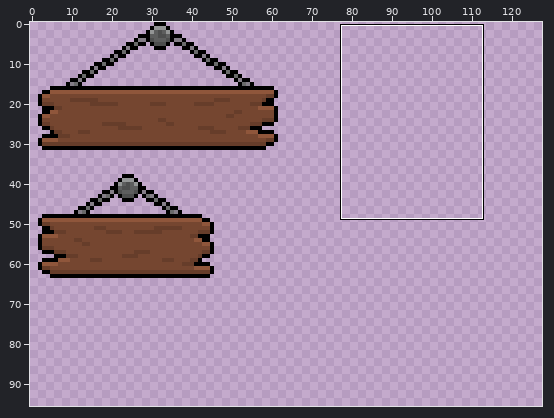
One commit to this sprite sheet: assets/Arts/spritesheets/UISheet.png. The first picture is a wide view before the edit; the outline marks the close-up.
Close-up. As it was:
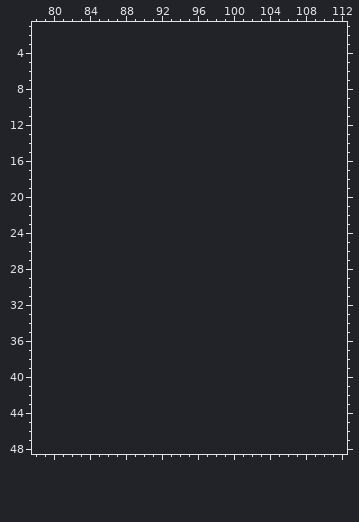
The file is 64x64 pixels. Shown: x 78..112, y 1..48. The old version is drawn lined up with the new one, on the new canvas. The commit also changed other parts of the picture, which this record leaves out.
Once edited:
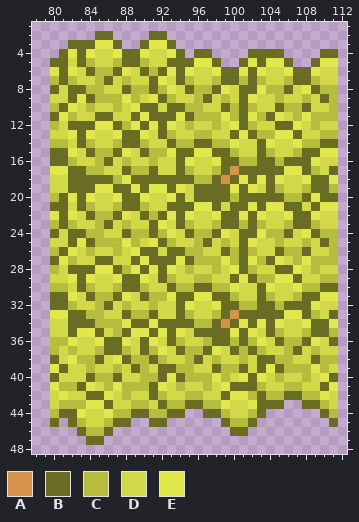
Palette (. is transparent): A #d6914b  B #686d23  C #b6bd3e  D #d1d948  E #e0e84d
Diff:
canvas 64x64 -> 128x96
y 2: x 85..86 .. -> BB; x 91..92 .. -> BB
y 3: x 82..87 ...... -> BBBEEB; x 90..93 .... -> BEEB
y 4: x 81..94 .............. -> BEBEDDEBBEDDEB; x 96..97 .. -> BB; x 102..105 .... -> BBBB; x 110..111 .. -> BB
y 5: x 80..98 ................... -> BBDBCDDCBBCDDBBBEEB; x 101..106 ...... -> BEBEEB; x 109..111 ... -> BEE
y 6: x 80..111 ................................ -> EBEDBCCBEDBCBEBEDDEBBEBEDDEBBEDD
y 7: x 80..111 ................................ -> CBCDDCBDCDDBEDBCDDCBBCBCDDCBBCDD
y 8: x 80..111 ................................ -> BDBBCCDDBCCBCEDBCCBEDBBECCBDEBCC
y 9: x 80..111 ................................ -> DDBEBCCCECDEBCDDCBDCDBEDDCDDCDBC
y 10: x 80..111 ................................ -> CBEDCDDCDEBBDBBCCDDBCBCDDBCCBDDC
y 11: x 80..111 ................................ -> BECDDBBDDBEBBBEBCCCECBECBEDCECCC
y 12: x 80..111 ................................ -> CDBBBEEBCEBEBEDCDDCDEBCDDBBEDCDD
y 13: x 80..111 ................................ -> DDEBEDDEBBEDBCDDCCDDBEBCCEEBDDCC
y 14: x 80..111 ................................ -> CCDBCDDCBBCDDBCCBBCCEDDBEDDECCBB
y 15: x 80..111 ................................ -> BBEDBCCBEDBCCEBBEEBBCDDBCDDCBBEE
y 16: x 80..111 ................................ -> BBCDDCBDCDDCDDBEDDEBBCCBBCBBBEDD
y 17: x 80..111 ................................ -> EEBBCCDDBCCBDDBCDDCBABBBBBEEBCDB
y 18: x 80..111 ................................ -> DDBBBBBCEBBBBBBBCCBABEBEBEDDEBBE
y 19: x 80..111 ................................ -> DDBBBEEBBEBEEBEDBBBBEBEDBCDDCBBC
y 20: x 80..111 ................................ -> CBEBEDDEBBEDDEBDBBBBCBBBBBCCBEBB
y 21: x 80..111 ................................ -> BBDBCDDCBBCDDBBBEEBDBBEBEEBBDBEE
y 22: x 80..111 ................................ -> EBEDBCCBEDBCBEBEDDEBBEBEDDEBBEDD
y 23: x 80..111 ................................ -> CBCDDCBDCDDBEDBCDDCBBCBCDDCBBCDD
y 24: x 80..111 ................................ -> BDBBCCDDBCCBCEDBCCBEDBBECCBDEBCC
y 25: x 80..111 ................................ -> DDBEBCCCECDEBCDDCBDCDBEDDCDDCDBC
y 26: x 80..111 ................................ -> CBEDCDDCDEBBDBBCCDDBCBCDDBCCBDDC
y 27: x 80..111 ................................ -> BECDDBBDDBEBBBEBCCCECBECBEDCECCC
y 28: x 80..111 ................................ -> CDBBBEEBCEBEBEDCDDCDEBCDDBBEDCDD
y 29: x 80..111 ................................ -> DDEBEDDEBBEDBCDDCCDDBEBCCEEBDDCC
y 30: x 80..111 ................................ -> CCDBCDDCBBCDDBCCBBCCEDDBEDDECCBB
y 31: x 80..111 ................................ -> BBEDBCCBEDBCCEBBEEBBCDDBCDDCBBEE
y 32: x 80..111 ................................ -> BBCDDCBDCDDCDDBEDDEBBCCBBCBBBEDD
y 33: x 80..111 ................................ -> EEBBCCDDBCCBDDBCDDCBABBBBBEEBCDB
y 34: x 80..111 ................................ -> DDBBBCCCEBBEBBBBCCBABEBEBEDDEBBE
y 35: x 80..111 ................................ -> DDBEEBDCBEEBEBEDBBBBEBEDBCDDCBBC
y 36: x 80..111 ................................ -> CCEDDEBBEDBEDBCDDCBBCBCEDBCCBEDB
y 37: x 80..111 ................................ -> CDCDDCBBCDBCEDBCCBEDBCBCDDCBDCDD
y 38: x 80..111 ................................ -> BDECCBDEBCCBCDDCBDCDDCDBBCCDDBCC
y 39: x 80..111 ................................ -> EBDDCDDCDBCDBBCCDDBCCBDBEBCCCECD
y 40: x 80..111 ................................ -> BDDDBCCBDDCCBEBCCCECDEBEDCDDCDEB
y 41: x 80..111 ................................ -> ECCBEDCECCCBEDCDDCDEBBBCDDCCDDBE
y 42: x 80..111 ................................ -> DEDDBBEDCDDBCDDCCDDBEECBCCBBCCED
y 43: x 80..105 .......................... -> DCCCEEBDDCCDBCCBBCCEDDEBBB; x 108..111 .... -> BBCD
y 44: x 80..94 ............... -> CBBEDDECCBBCCBB; x 97..103 ....... -> BBCDDCB; x 110..111 .. -> BC
y 45: x 80 . -> B; x 82..88 ....... -> BCDDCBB; x 91..92 .. -> BB; x 99..102 .... -> BCCB; x 111 . -> B
y 46: x 83..86 .... -> BCCB; x 100..101 .. -> BB
y 47: x 84..85 .. -> BB
